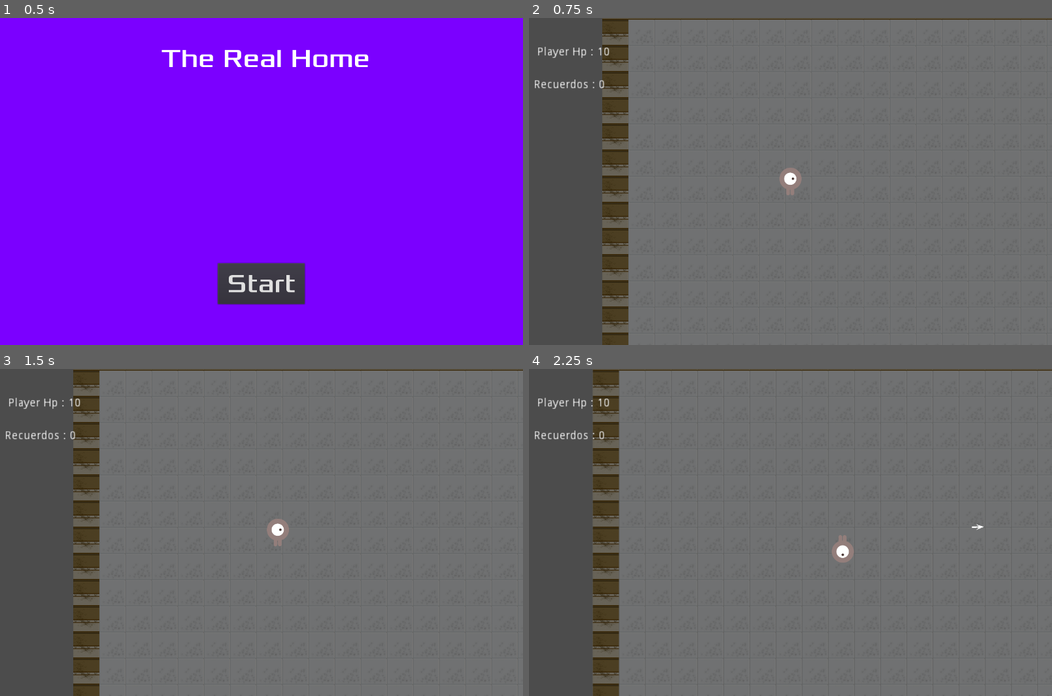
Above: before the commit, frames 1-4 (two rows, left to right).
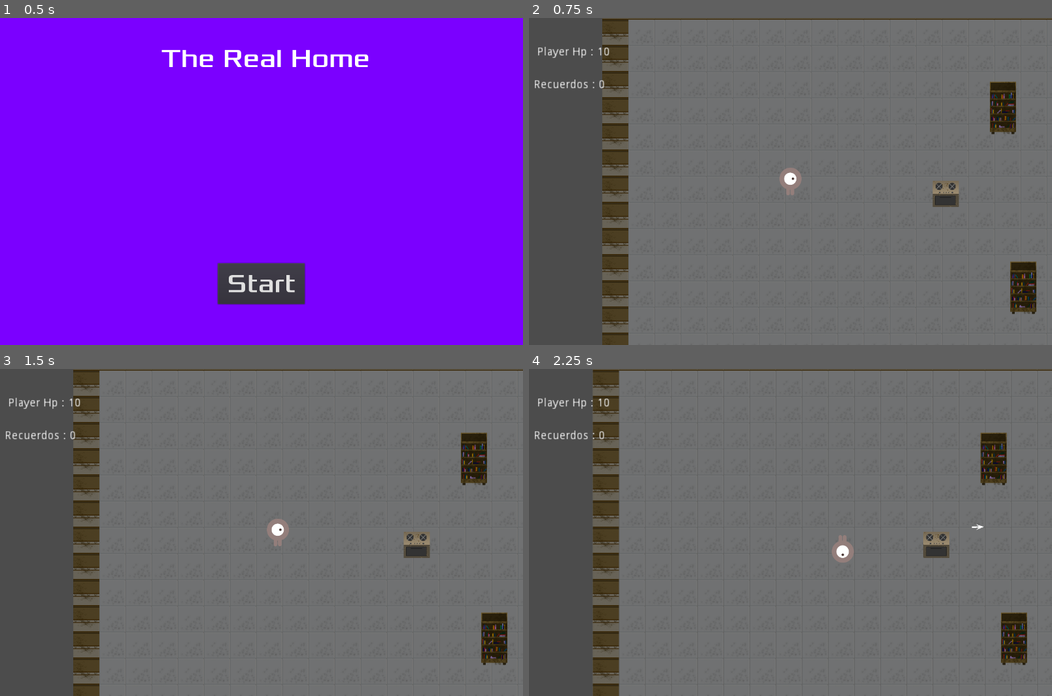
Above: after the commit, the same moments.

Repository: rainbyte/the-real-home
Game: Godot game, scene res://scenes/Main.tscn
The game is run twice, just before and just after one commit, with the same random seed, the same clock (stepped at 60 frames per second) and the same inputs.
Inputs:
- Up to frame 1 (0.5 s): no input
- Up to frame 2 (0.75 s): click "Start" at 0.5 s
- Up to frame 3 (1.5 s): tap Enter at 1.25 s; hold Right (ui_right) from 1.28 s (still down)
- Up to frame 4 (2.25 s): tap Space (ui_select) at 1.52 s; release Right (ui_right) at 2.03 s; hold Down (ui_down) from 2.03 s (still down)

Frame 1 is identical in both runs. In frame 2, 1.9% of the frame differs, in the area x 77-97%, y 19-91%; in frame 3, 1.9%; in frame 4, 2.0%, in the area x 75-96%, y 19-91%.

Commit message:
Add home objects

Diff:
--- a/scenes/Living.tscn
+++ b/scenes/Living.tscn
@@ -1,9 +1,11 @@
-[gd_scene load_steps=5 format=2]
+[gd_scene load_steps=7 format=2]
 
 [ext_resource path="res://scenes/Living.gd" type="Script" id=1]
 [ext_resource path="res://textures/Texturas.tres" type="TileSet" id=2]
 [ext_resource path="res://scenes/Player.tscn" type="PackedScene" id=3]
 [ext_resource path="res://scenes/Mob.tscn" type="PackedScene" id=4]
+[ext_resource path="res://scenes/Objetos/ObjetoCocina.tscn" type="PackedScene" id=5]
+[ext_resource path="res://scenes/Objetos/ObjetoBiblioteca.tscn" type="PackedScene" id=6]
 
 [node name="Living" type="Node2D"]
 
@@ -146,6 +148,18 @@
 one_shot = false
 autostart = false
 
+[node name="ObjetoCocina" parent="." index="5" instance=ExtResource( 5 )]
+
+position = Vector2( 840, 490 )
+
+[node name="ObjetoBiblioteca1" parent="." index="6" instance=ExtResource( 6 )]
+
+position = Vector2( 980, 280 )
+
+[node name="ObjetoBiblioteca2" parent="." index="7" instance=ExtResource( 6 )]
+
+position = Vector2( 1030, 720 )
+
 [connection signal="gameover" from="Player" to="." method="_on_Player_gameover"]
 
 [connection signal="hit" from="Player" to="." method="_on_Player_hit"]
--- a/scenes/Mob.tscn
+++ b/scenes/Mob.tscn
@@ -34,7 +34,7 @@
 custom_solver_bias = 0.0
 extents = Vector2( 10, 10 )
 
-[node name="Mob" type="KinematicBody2D" index="0"]
+[node name="Mob" type="KinematicBody2D"]
 
 input_pickable = false
 collision_layer = 4
--- /dev/null
+++ b/scenes/Objetos/ObjetoBiblioteca.tscn
@@ -0,0 +1,42 @@
+[gd_scene load_steps=3 format=2]
+
+[ext_resource path="res://assets/objects/biblioteca.png" type="Texture" id=1]
+
+[sub_resource type="RectangleShape2D" id=1]
+
+custom_solver_bias = 0.0
+extents = Vector2( 1.21875, 10 )
+
+[node name="ObjetoBiblioteca" type="RigidBody2D"]
+
+input_pickable = false
+collision_layer = 1
+collision_mask = 1
+mode = 0
+mass = 1.0
+friction = 1.0
+bounce = 0.0
+gravity_scale = 0.0
+custom_integrator = false
+continuous_cd = 0
+contacts_reported = 0
+contact_monitor = false
+sleeping = false
+can_sleep = true
+linear_velocity = Vector2( 0, 0 )
+linear_damp = -1.0
+angular_velocity = 0.0
+angular_damp = -1.0
+_sections_unfolded = [ "Transform" ]
+
+[node name="Sprite" type="Sprite" parent="." index="0"]
+
+scale = Vector2( 0.125, 0.125 )
+texture = ExtResource( 1 )
+_sections_unfolded = [ "Transform" ]
+
+[node name="CollisionShape2D" type="CollisionShape2D" parent="." index="1"]
+
+position = Vector2( 0, 1.90735e-06 )
+scale = Vector2( 24.6154, 6.15385 )
+shape = SubResource( 1 )
--- /dev/null
+++ b/scenes/Objetos/ObjetoCocina.tscn
@@ -0,0 +1,42 @@
+[gd_scene load_steps=3 format=2]
+
+[ext_resource path="res://assets/objects/cocina.png" type="Texture" id=1]
+
+[sub_resource type="RectangleShape2D" id=1]
+
+custom_solver_bias = 0.0
+extents = Vector2( 91.1338, 4.07529 )
+
+[node name="ObjetoCocina" type="RigidBody2D" index="0"]
+
+input_pickable = false
+collision_layer = 1
+collision_mask = 1
+mode = 0
+mass = 1.0
+friction = 1.0
+bounce = 0.0
+gravity_scale = 0.0
+custom_integrator = false
+continuous_cd = 0
+contacts_reported = 0
+contact_monitor = false
+sleeping = false
+can_sleep = true
+linear_velocity = Vector2( 0, 0 )
+linear_damp = -1.0
+angular_velocity = 0.0
+angular_damp = -1.0
+_sections_unfolded = [ "Transform" ]
+
+[node name="Sprite" type="Sprite" parent="." index="0"]
+
+scale = Vector2( 0.125, 0.125 )
+texture = ExtResource( 1 )
+_sections_unfolded = [ "Transform" ]
+
+[node name="CollisionShape2D" type="CollisionShape2D" parent="." index="1"]
+
+position = Vector2( 0.835981, -0.776157 )
+scale = Vector2( -0.333653, 7.40227 )
+shape = SubResource( 1 )
Binary file added: assets/objects/bacha.png
Not shown, added: assets/objects/bacha.png.import
Binary file added: assets/objects/biblioteca.png
Not shown, added: assets/objects/biblioteca.png.import
Binary file added: assets/objects/cocina.png
Not shown, added: assets/objects/cocina.png.import
Binary file added: assets/objects/heladera.png
Not shown, added: assets/objects/heladera.png.import
Binary file added: assets/objects/mesita de noche.png
Not shown, added: assets/objects/mesita de noche.png.import
Binary file added: assets/objects/meson cocina.png
Not shown, added: assets/objects/meson cocina.png.import
(and 4 more such lines)
